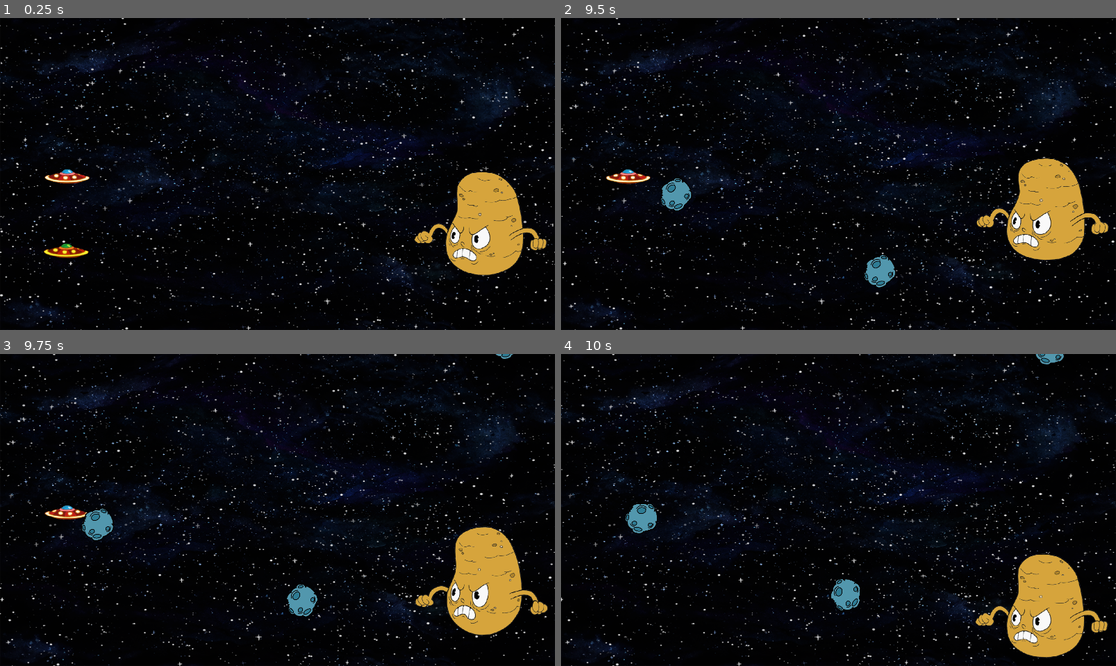
Above: before the commit, frames 1-4 (two rows, left to right).
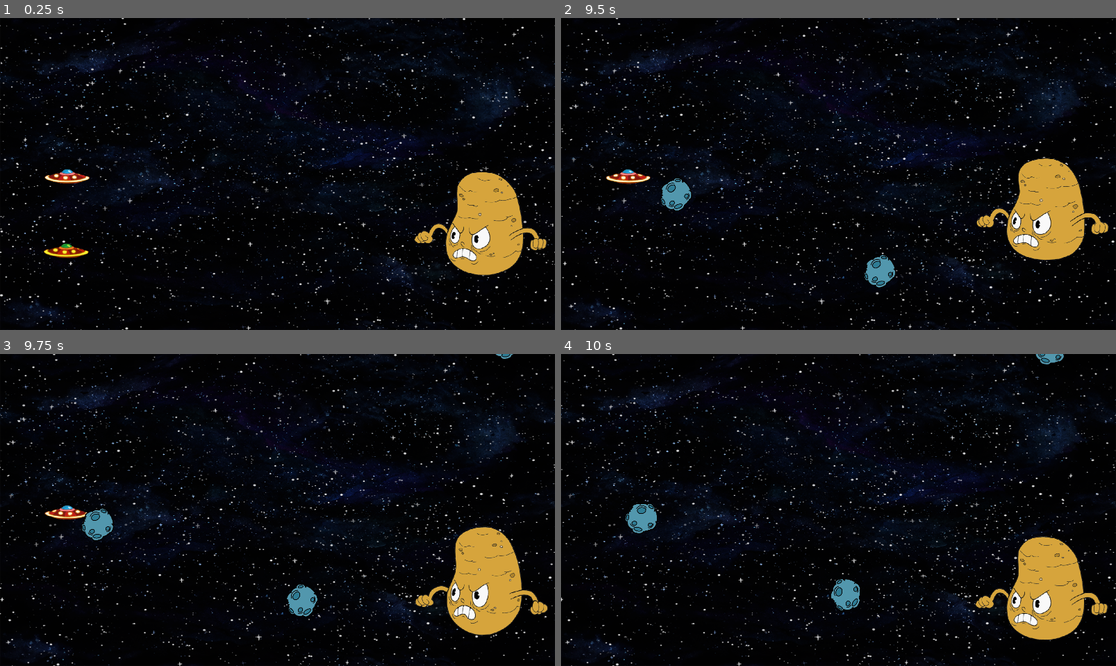
Above: after the commit, the same moments.

Repository: Vynrae06/Space_Shooter
Game: Godot game, scene res://levels/level.tscn
Two runs of this game, one before a commit and one after it. Both use one fixed random seed, a clock stepped at 60 frames per second and the inputs below.
Inputs:
- Up to frame 1 (0.25 s): no input
- Up to frame 2 (9.5 s): no input
- Up to frame 3 (9.75 s): no input
- Up to frame 4 (10 s): no input

Frames 1-3 are identical in both runs. In frame 4, 3.0% of the frame differs, in the area x 74-99%, y 58-98%.

Commit message:
Level V2

Diff:
--- a/bosses/boss.gd
+++ b/bosses/boss.gd
@@ -6,6 +6,7 @@
 var CURRENT_ATTACK: BossAttack
 var CLOSE_PLAYERS_COUNT: int
 
+var FIGHT_ONGOING: bool = true
 signal boss_defeated
 
 func _ready():
@@ -27,5 +28,6 @@
 	return CLOSE_PLAYERS_COUNT > 0
 
 func _on_health_component_death_signal():
+	FIGHT_ONGOING = false
 	boss_defeated.emit()
 	queue_free()
--- a/bosses/boss_ufo.gd
+++ b/bosses/boss_ufo.gd
@@ -8,12 +8,15 @@
 	$AttackCooldown.start()
 
 func _process(_delta):
-	if CAN_ATTACK && !ATTACKS.is_empty():
-		if is_a_player_close():
-			CURRENT_ATTACK = $BossAttackVertical
-		else:
-			CURRENT_ATTACK = $BossAttackHorizontal
-		attack()
+	if FIGHT_ONGOING:
+		if CAN_ATTACK && !ATTACKS.is_empty():
+			if is_a_player_close():
+				CURRENT_ATTACK = $BossAttackVertical
+			else:
+				CURRENT_ATTACK = $BossAttackHorizontal
+			attack()
+	else:
+		$OscillationMovementComponent.set_process(false)
 
 func attack():
 	super.attack()
@@ -31,3 +34,6 @@
 	$AttackCooldown.start()
 	$OscillationMovementComponent.set_process(true)
 	CURRENT_ATTACK.stop_attack()
+
+func _on_level_fight_over():
+	FIGHT_ONGOING = false
--- a/levels/level.gd
+++ b/levels/level.gd
@@ -27,4 +27,5 @@
 
 func register_player_death():
 	PLAYERS_ALIVE_COUNT -= 1
-	# TODO: Continue here, check if players are 0 and signal that the game is over
+	if PLAYERS_ALIVE_COUNT <= 0:
+		fight_over.emit()
--- a/levels/level.tscn
+++ b/levels/level.tscn
@@ -82,6 +82,7 @@
 position = Vector2(950, 0.5)
 shape = SubResource("RectangleShape2D_7ssc0")
 
+[connection signal="fight_over" from="." to="BossUFO" method="_on_level_fight_over"]
 [connection signal="fight_over" from="." to="AsteroidSpawner" method="_on_level_fight_over"]
 [connection signal="boss_defeated" from="BossUFO" to="." method="_on_boss_ufo_boss_defeated"]
 
--- a/player/player.gd
+++ b/player/player.gd
@@ -62,4 +62,5 @@
 	CAN_SHOOT_BASIC = true
 
 func _on_death_area_entered(_area):
+	player_died.emit()
 	queue_free()
